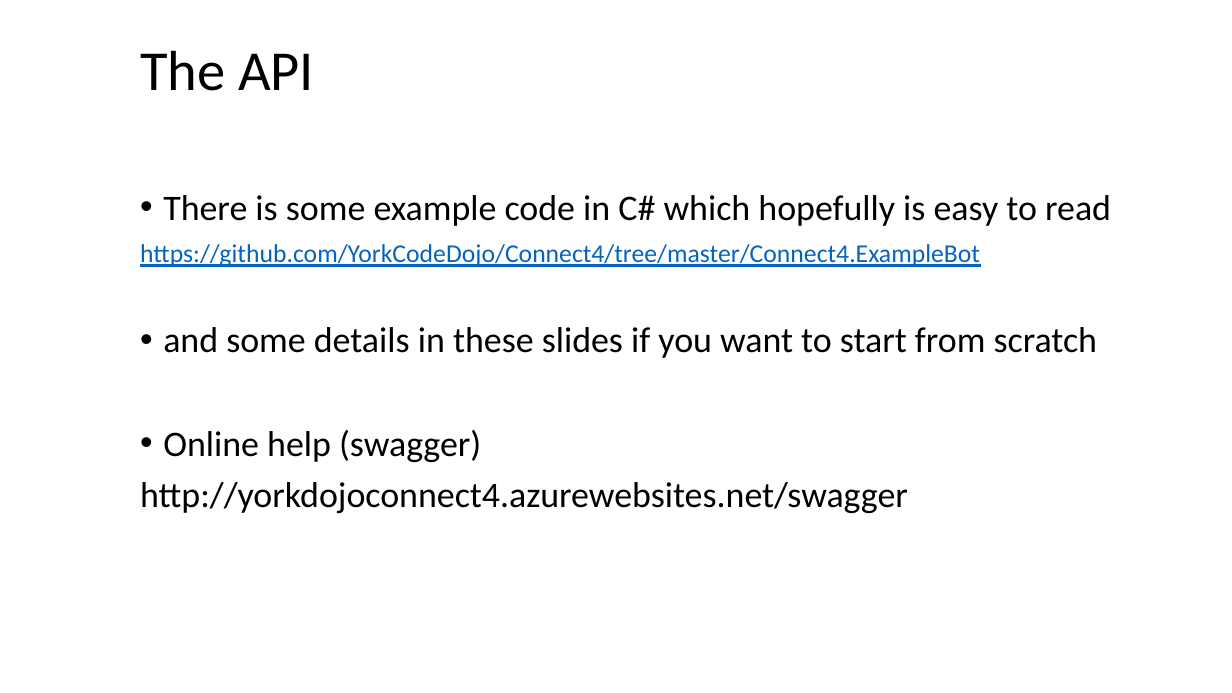
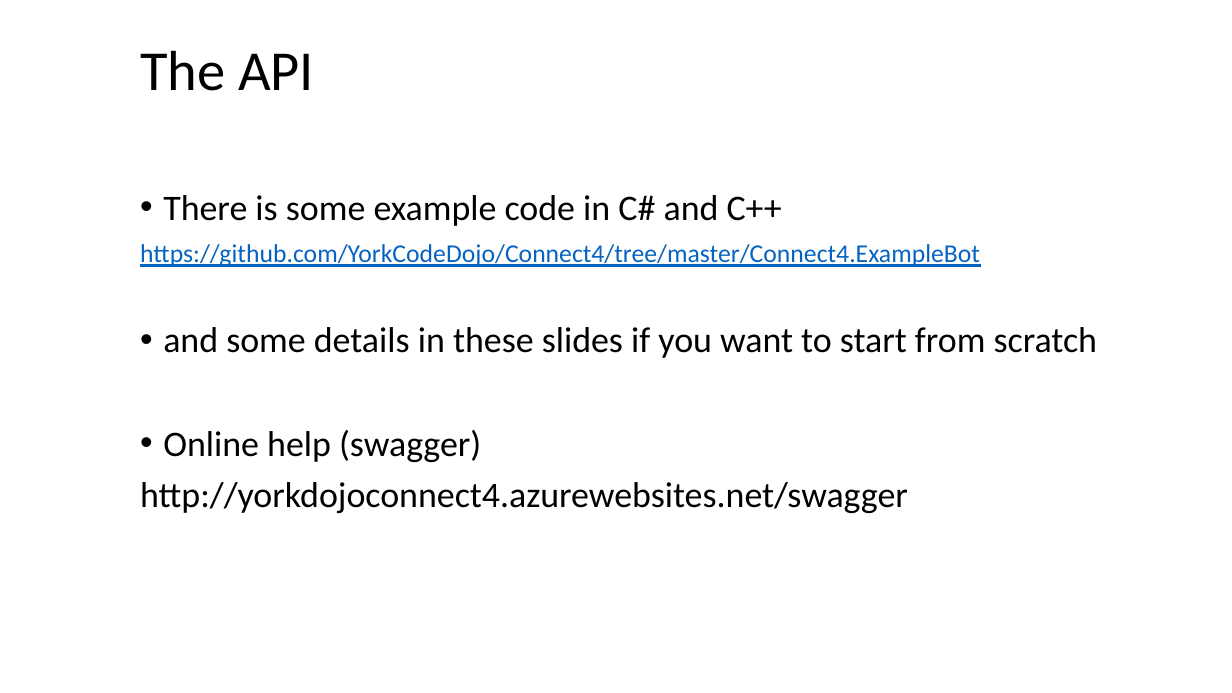
Before and after one commit to YorkCodeDojo/Connect4, a slide deck: slide 5 of Connect4.pptx. Drawn at 1232x693 pixels with LibreOffice and Linux fonts; fonts in the diff are those of the drawing; background and template pictures are left out. Boxes give left, top, right and bottom in pixels: in the first picture for what was removed or moved away, otherwise in the second. Text is boxed around its words. In the diff, an @@ line names an element or a change of style, - is before the commit and + after.

```diff
--- a/Connect4.pptx
+++ b/Connect4.pptx
@@ text at [163, 195, 782, 226]: text changed @@
-• There is some example code in C# which hopefully is easy to read
+• There is some example code in C# and C++
```
Also in this commit, not shown: 3 other slides changed, 6 other files.
